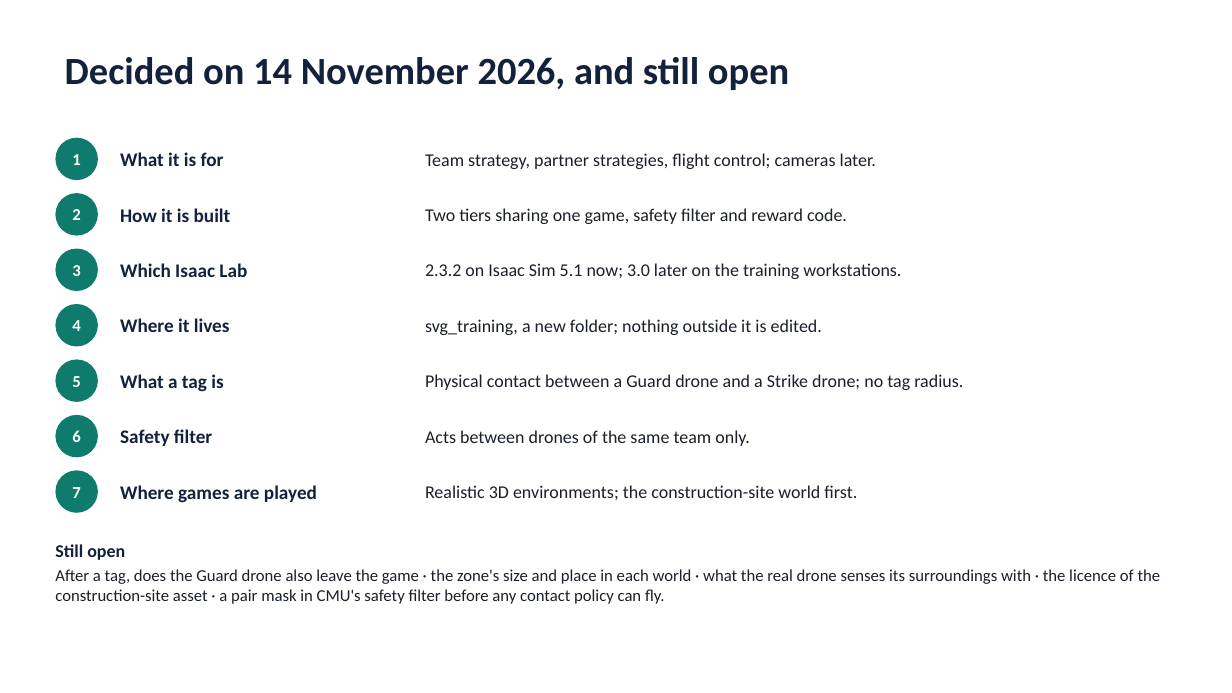
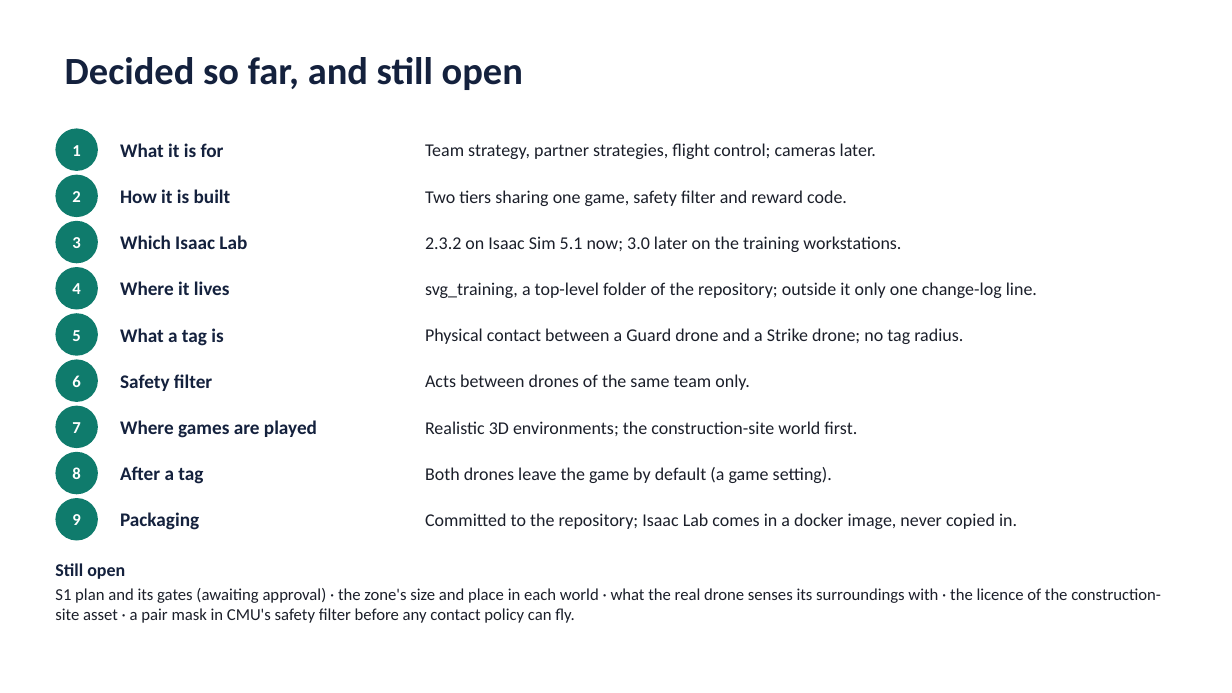
Before and after one commit to AI-DA-STC/AirStack-starling-max2, a slide deck: slide 14 of svg_training/docs/pipeline/training-pipeline.pptx (slide 13 before the commit). Drawn at 1232x693 pixels with LibreOffice and Linux fonts; fonts in the diff are those of the drawing. Boxes give left, top, right and bottom in pixels: in the first picture for what was removed or moved away, otherwise in the second. Text is boxed around its words. In the diff, an @@ line names an element or a change of style, - is before the commit and + after.

```diff
--- a/svg_training/docs/pipeline/training-pipeline.pptx
+++ b/svg_training/docs/pipeline/training-pipeline.pptx
@@ title at box(65, 57, 523, 90): text changed @@
-Decided on 14 November 2026, and still open
+Decided so far, and still open
@@ 2 texts, 1 ellipse: place and size @@
-2 texts, 1 ellipse at box(55, 138, 876, 180)
+2 texts, 1 ellipse at box(55, 128, 876, 171)
@@ 2 texts, 1 ellipse: place and size @@
-2 texts, 1 ellipse at box(55, 193, 847, 236)
+2 texts, 1 ellipse at box(55, 175, 847, 217)
@@ 2 texts, 1 ellipse: place and size @@
-2 texts, 1 ellipse at box(55, 249, 901, 291)
+2 texts, 1 ellipse at box(55, 221, 901, 263)
@@ ellipse "4": place and size @@
-ellipse "4" at box(55, 304, 98, 347)
+ellipse "4" at box(55, 267, 98, 310)
@@ text "Where it lives": place and size @@
-text "Where it lives" at box(120, 318, 230, 332)
+text "Where it lives" at box(120, 281, 230, 295)
@@ text at box(425, 282, 1037, 298): text changed @@
-svg_training, a new folder; nothing outside it is edited.
+svg_training, a top-level folder of the repository; outside it only one change-log line.
@@ 2 texts, 1 ellipse: place and size @@
-2 texts, 1 ellipse at box(55, 360, 963, 402)
+2 texts, 1 ellipse at box(55, 313, 963, 356)
@@ 2 texts, 1 ellipse: place and size @@
-2 texts, 1 ellipse at box(55, 415, 750, 457)
+2 texts, 1 ellipse at box(55, 360, 750, 402)
@@ 2 texts, 1 ellipse: place and size @@
-2 texts, 1 ellipse at box(55, 470, 857, 513)
+2 texts, 1 ellipse at box(55, 406, 857, 448)
@@ ellipse added at box(55, 452, 98, 494), fill #0F7B6C, 13 pt, text #FFFFFF, bold @@
+8
@@ text added at box(120, 466, 203, 484), 15 pt, text #14213D, bold @@
+After a tag
@@ text added at box(425, 467, 832, 483), 14 pt, text #1B1F2A @@
+Both drones leave the game by default (a game setting).
@@ ellipse added at box(55, 498, 98, 541), fill #0F7B6C, 13 pt, text #FFFFFF, bold @@
+9
@@ text added at box(120, 512, 199, 530), 15 pt, text #14213D, bold @@
+Packaging
@@ text added at box(425, 513, 1017, 529), 14 pt, text #1B1F2A @@
+Committed to the repository; Isaac Lab comes in a docker image, never copied in.
@@ text "Still open": place and size @@
-text "Still open" at box(55, 544, 1161, 604)
+text "Still open" at box(55, 563, 1161, 623)
@@ text at box(55, 588, 1161, 623): text changed @@
-After a tag, does the Guard drone also leave the game · the zone's size and place in each world · what the real drone senses its surroundings with · the licence of the construction-site asset · a pair mask in CMU's safety filter before any contact policy can fly.
+S1 plan and its gates (awaiting approval) · the zone's size and place in each world · what the real drone senses its surroundings with · the licence of the construction-site asset · a pair mask in CMU's safety filter before any contact policy can fly.
```
Also in this commit, not shown: 2 other slides changed, 1 slide added, 15 other files.
